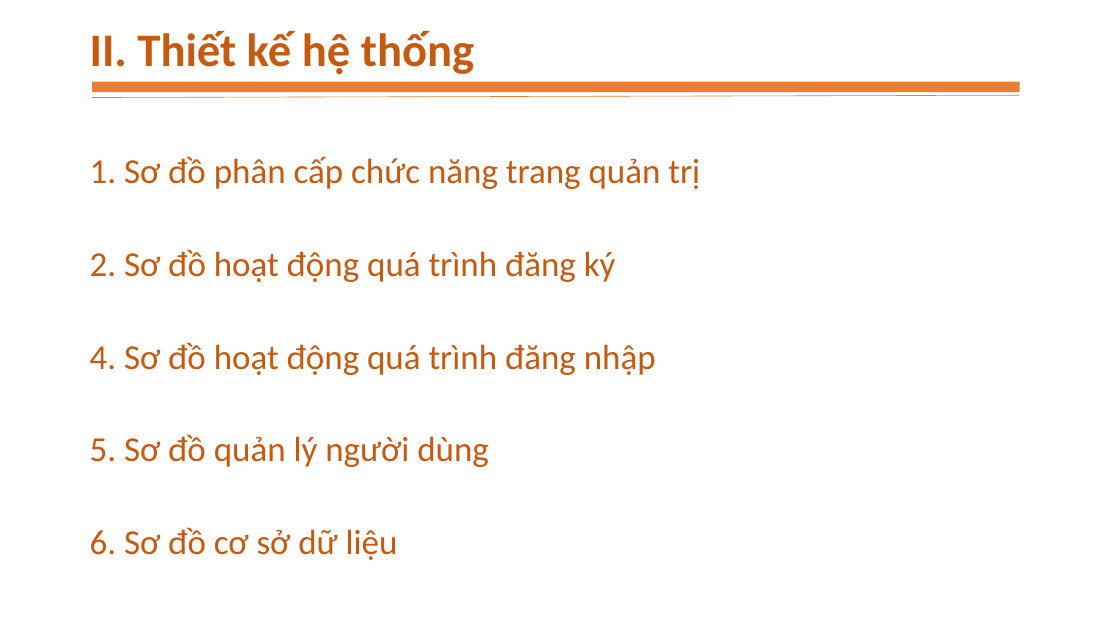
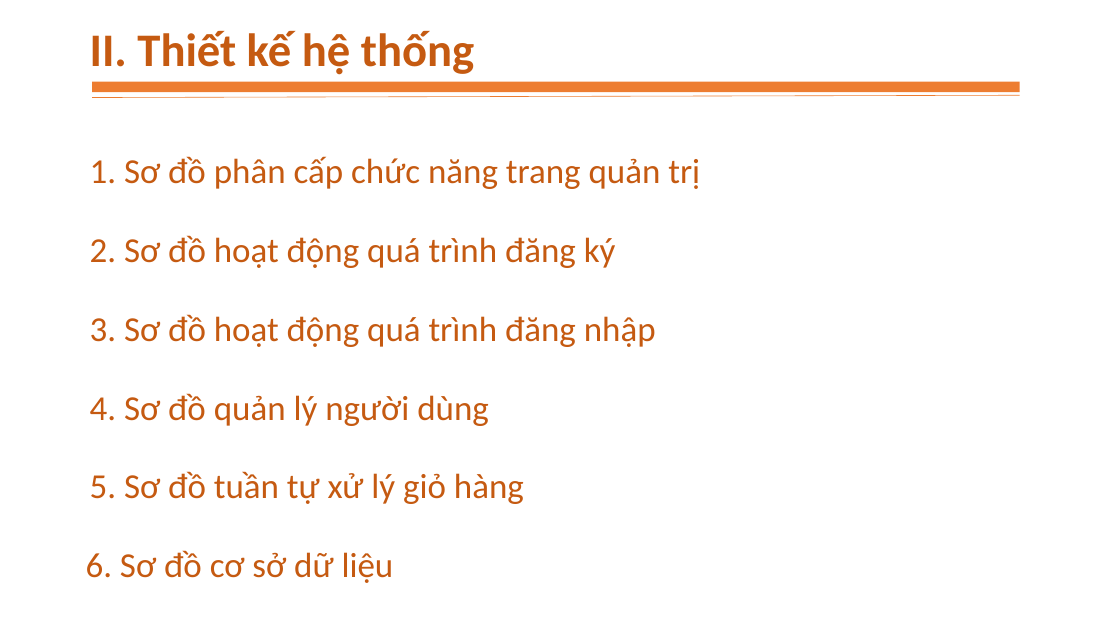
Before and after one commit to TrungTrungg/Dean, a slide deck: slide 4 of CD19CNTT2-NgoXuanTrung.pptx. Drawn at 1120x630 pixels with LibreOffice and Linux fonts; fonts in the diff are those of the drawing. Boxes give left, top, right and bottom in pixels: in the first picture for what was removed or moved away, otherwise in the second. Text is boxed around its words. In the diff, an @@ line names an element or a change of style, - is before the commit and + after.

Commit message:
add slide

```diff
--- a/CD19CNTT2-NgoXuanTrung.pptx
+++ b/CD19CNTT2-NgoXuanTrung.pptx
@@ text "2. Sơ đồ hoạt động ...": place and size @@
-text "2. Sơ đồ hoạt động ..." at (90, 249, 616, 282)
+text "2. Sơ đồ hoạt động ..." at (90, 235, 616, 268)
@@ text at (90, 314, 656, 347): text changed @@
-4. Sơ đồ hoạt động quá trình đăng nhập
+3. Sơ đồ hoạt động quá trình đăng nhập
@@ text at (90, 393, 489, 426): text changed @@
-5. Sơ đồ quản lý người dùng
+4. Sơ đồ quản lý người dùng
@@ text added at (90, 471, 524, 504), 30 pt, text #C55A11 @@
+5. Sơ đồ tuần tự xử lý giỏ hàng
@@ text "6. Sơ đồ cơ sở ...": place and size @@
-text "6. Sơ đồ cơ sở ..." at (90, 527, 398, 560)
+text "6. Sơ đồ cơ sở ..." at (86, 550, 394, 583)
```
Also in this commit, not shown: 4 other slides changed, 1 slide added, 2 other files.
